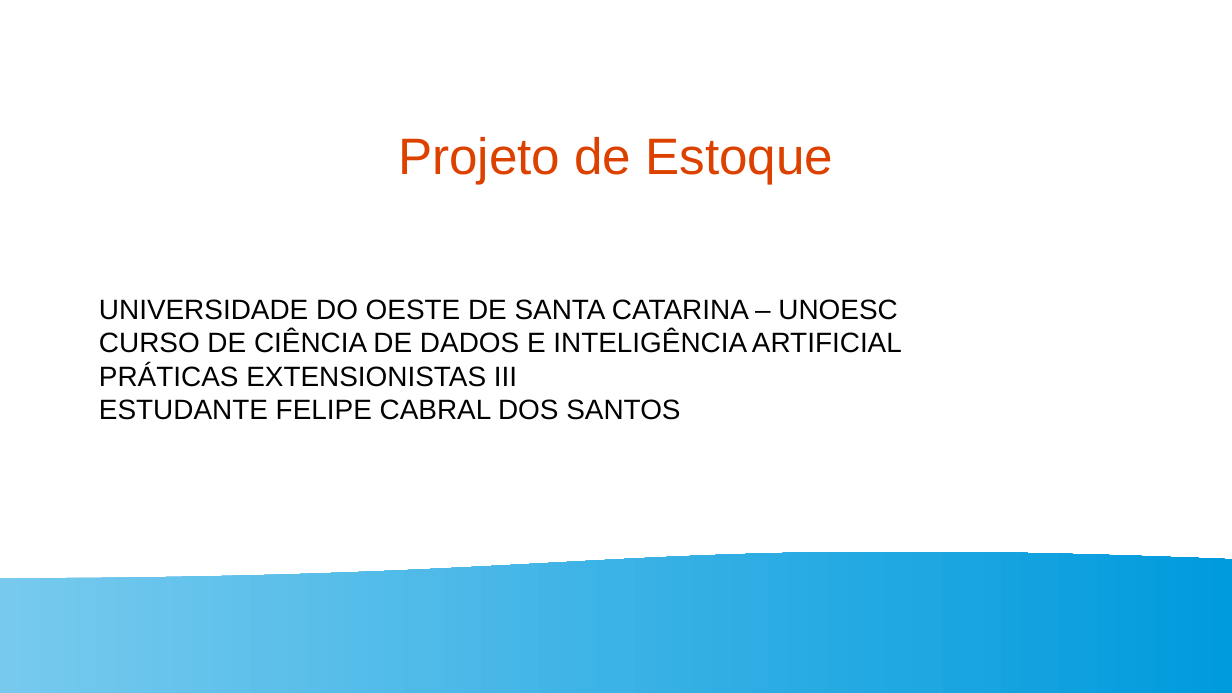
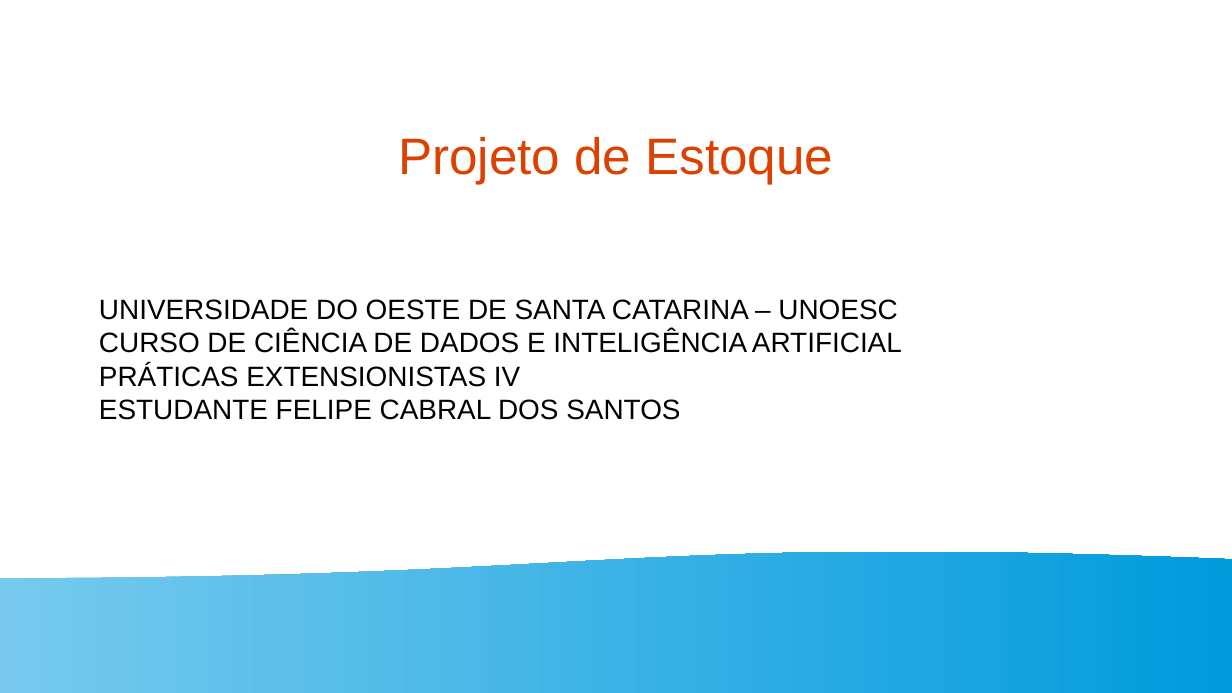
Before and after one commit to felipecabraldossantos/Projeto-Pr-ticas-Exntensionistas, a slide deck: slide 1 of Apresentação.odp. Drawn at 1232x693 pixels with LibreOffice and Linux fonts; fonts in the diff are those of the drawing. Boxes give left, top, right and bottom in pixels: in the first picture for what was removed or moved away, otherwise in the second. Text is boxed around its words. In the diff, an @@ line names an element or a change of style, - is before the commit and + after.

```diff
--- a/Apresentação.odp
+++ b/Apresentação.odp
@@ text at box(99, 364, 520, 387): text changed @@
-PRÁTICAS EXTENSIONISTAS III
+PRÁTICAS EXTENSIONISTAS IV
```
Also in this commit, not shown: 3 other slides changed, 6 slides added, 4 other files.
